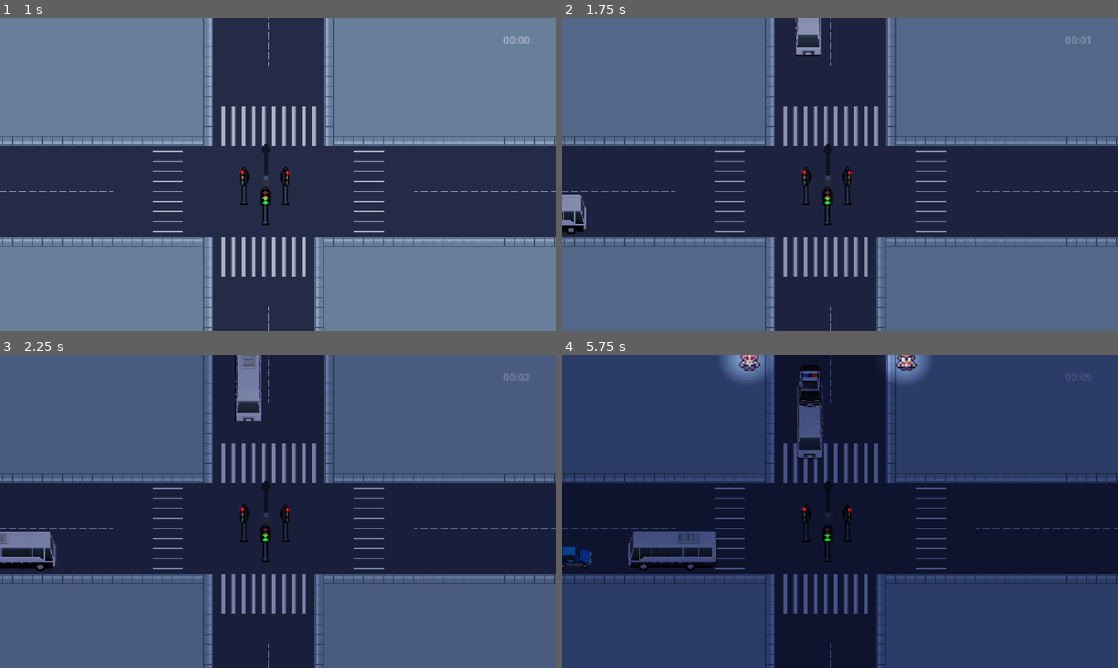
Above: before the commit, frames 1-4 (two rows, left to right).
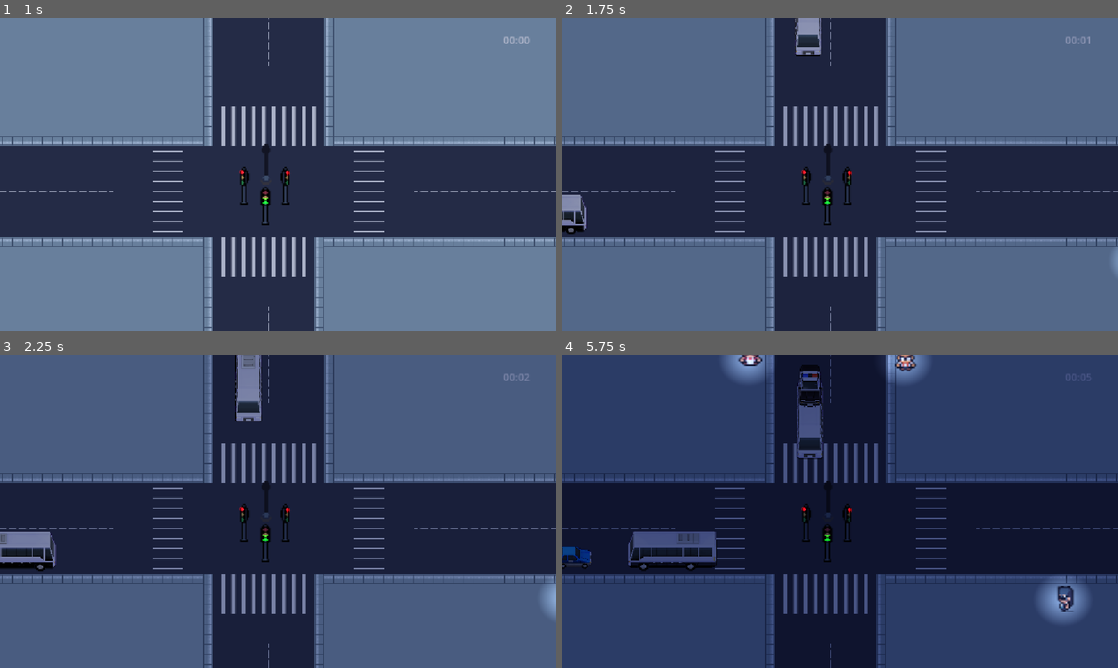
Above: after the commit, the same moments.

Repository: lafgo-fc/game-jam-repoooo
Game: Godot game, scene res://scne/test_one.tscn
Two runs of this game, one before a commit and one after it. Both use one fixed random seed, a clock stepped at 60 frames per second and the inputs below.
Inputs:
- Up to frame 1 (1 s): tap Enter (ui_accept) at 0.5, 0.77 s; hold R (traffic control right and left) from 0.53 s (still down)
- Up to frame 2 (1.75 s): keep holding R (traffic control right and left); tap Enter (ui_accept) at 1.52 s
- Up to frame 3 (2.25 s): keep holding R (traffic control right and left)
- Up to frame 4 (5.75 s): keep holding R (traffic control right and left); tap Enter (ui_accept) at 3.02, 3.77, 4.52 s

Frame 1 is identical in both runs. In frame 2, less than 0.1% of the frame differs, in the area x 99-100%, y 73-82%; in frame 3, 0.2%; in frame 4, 1.2%, in the area x 31-95%, y 0-86%.

Commit message:
fixed the npc multidirectional bug

Diff:
--- a/scne/pedestians.gd
+++ /dev/null
@@ -1,157 +0,0 @@
-extends CharacterBody2D
-#sctipts and scenes import
-@onready var npc_1 = $"npc 1"
-@onready var traffic_light = $"../../TrafficLight"
-@onready var npc_2 = $"npc 2"
-@onready var npc_3 =  $"npc 3"
-@onready var npc_4 = $"npc 4"
-@onready var npc_5 = $"npc 5"
-@onready var npc_6 = $"npc 6"
-
-
-# adding markers
-@onready var pt_1 = $"../../waypoints/p1"
-@onready var pt_2 = $"../../waypoints/p2"
-@onready var pt_3 = $"../../waypoints/p3"
-@onready var pt_4 = $"../../waypoints/p4"
-@onready var pt_5 = $"../../waypoints/p5"
-@onready var pt_6 = $"../../waypoints/p6"
-@onready var pt_7 = $"../../waypoints/p7"
-@onready var pt_8 = $"../../waypoints/p8"
-@onready var pt_9 = $"../../waypoints/p9"
-@onready var pt_10 = $"../../waypoints/p10"
-@onready var pt_11 = $"../../waypoints/p11"
-
-# essential vars
-var near_pt : Marker2D
-var last_direction : String
-var npc_inside : bool = false
-var npc_name : AnimatedSprite2D
-var npc_list : Array[AnimatedSprite2D]
-var stop_signal : bool
-var previous_pt : Marker2D
-var different_directional_npc : bool
-var other_npc : Node2D = null
-
-const SPEED = 30.0
-
-@export var npc_id : int = 0
-func _ready():
-	add_to_group("npc")
-	npc_list = [npc_1,npc_2,npc_3,npc_4,npc_5,npc_6]
-	npc_name = npc_list.pick_random()
-	for npc in npc_list:
-		npc.hide()
-	npc_name.show()
-
-func _physics_process(delta: float) -> void:
-	if near_pt == null:
-		return
-	if different_directional_npc == true:
-		if (last_direction == "right" and other_npc.last_direction == "left") or (last_direction == "left" and other_npc.last_direction == "right"):
-			print("right left collided")
-		elif (last_direction == "top" and other_npc.last_direction == "front") or (last_direction == "front" and other_npc.last_direction == "top"):
-			print("top front collided")
-
-
-	var distance = global_position.distance_to(near_pt.global_position)
-	var direction = global_position.direction_to(near_pt.global_position)
-	if distance < 5.0:
-		nex_pt()
-		return
-	check_signal()
-	if npc_inside == true or stop_signal == true:
-		velocity = Vector2.ZERO
-		npc_name.play("idle " + last_direction)
-	else:
-		velocity = direction * SPEED
-		move_and_slide()
-		process_animation(direction)
-
-
-func process_animation(direction: Vector2):
-
-	if abs(direction.x)>abs(direction.y):
-		if direction.x > 0:
-			npc_name.play("right")
-			last_direction = "right"
-		else :
-			npc_name.play("left")
-			last_direction = "left"
-	else:
-		if direction.y > 0:
-			npc_name.play("front")
-			last_direction = "front"
-		else :
-			npc_name.play("top")
-			last_direction = "top"
-
-# here we are checking our next pt
-func nex_pt():
-	previous_pt = near_pt
-	if near_pt == pt_1:
-		var possible_pt = [pt_3 , pt_2 , pt_8]
-		near_pt = possible_pt.pick_random()
-	elif near_pt == pt_2:
-		var possible_pt = [pt_1,pt_4,pt_6]
-		near_pt = possible_pt.pick_random()
-
-	elif near_pt == pt_3:
-		var possible_pt = [pt_4,pt_7,pt_11,pt_1]
-		near_pt = possible_pt.pick_random()
-
-	elif near_pt == pt_4:
-		var possible_pt = [pt_9,pt_3,pt_2]
-		near_pt = possible_pt.pick_random()
-func  check_signal():
-	stop_signal = false
-
-	# pt1 → pt3
-	if previous_pt == pt_1 and near_pt == pt_3:
-		if GameData.light == "red in right" or GameData.light == "green in front":
-			stop_signal = true
-
-	# pt2 → pt4
-	elif previous_pt == pt_2 and near_pt == pt_4:
-		if GameData.light == "red in right" or GameData.light == "green in front":
-			stop_signal = true
-
-	# pt3 → pt1
-	elif previous_pt == pt_3 and near_pt == pt_1:
-		if GameData.light == "red in right" or GameData.light == "green in front":
-			stop_signal = true
-
-	# pt4 → pt2
-	elif previous_pt == pt_4 and near_pt == pt_2:
-		if GameData.light == "red in right" or GameData.light == "green in front":
-			stop_signal = true
-	# pt2 → pt1
-	elif previous_pt == pt_2 and near_pt == pt_1:
-		if GameData.light == "red in front" or GameData.light == "green in right":
-			stop_signal = true
-	# pt1 → pt2
-	elif previous_pt == pt_1 and near_pt == pt_2:
-		if GameData.light == "red in front" or GameData.light == "green in right":
-			stop_signal = true
-	# pt4 → pt3
-	elif previous_pt == pt_4 and near_pt == pt_3:
-		if GameData.light == "red in front" or GameData.light == "green in right":
-			stop_signal = true
-	# pt3 → pt4
-	elif previous_pt == pt_3 and near_pt == pt_4:
-		if GameData.light == "red in front" or GameData.light == "green in right":
-			stop_signal = true
-
-func _on_area_2d_body_entered(body: Node2D) -> void:
-	if body != self and body.is_in_group("npc"):
-		other_npc = body
-		different_directional_npc = false
-		if last_direction == body.last_direction:
-			npc_inside = true
-		else :
-			different_directional_npc = true
-
-
-func _on_area_2d_body_exited(body: Node2D) -> void:
-	if body != self and body.is_in_group("npc"):
-		npc_inside = false
--- a/scne/pedestians.tscn
+++ b/scne/pedestians.tscn
@@ -1,6 +1,5 @@
 [gd_scene format=3 uid="uid://jjrg7q8ffkxn"]
 
-[ext_resource type="Script" uid="uid://dwqexwr3f0a6h" path="res://scne/pedestians.gd" id="1_gkco8"]
 [ext_resource type="Texture2D" uid="uid://da54adnsnq8lx" path="res://assets/npcs/NPC_1.png" id="2_gkco8"]
 [ext_resource type="Texture2D" uid="uid://bkwgnn5r3ihvj" path="res://assets/npcs/NPC_2.png" id="3_mvjtp"]
 [ext_resource type="Texture2D" uid="uid://4bv3e05f8qwe" path="res://assets/npcs/NPC_3.png" id="4_t4lxv"]
@@ -8,6 +7,168 @@
 [ext_resource type="Texture2D" uid="uid://cw315yuuom0cf" path="res://assets/npcs/NPC_5.png" id="6_8ja1e"]
 [ext_resource type="Texture2D" uid="uid://cktjvkdkkatmu" path="res://assets/npcs/NPC_6.png" id="7_12oeb"]
 
+[sub_resource type="GDScript" id="GDScript_8ja1e"]
+script/source = "extends CharacterBody2D
+#sctipts and scenes import
+@onready var npc_1 = $\"npc 1\"
+@onready var traffic_light = $\"../../TrafficLight\"
+@onready var npc_2 = $\"npc 2\"
+@onready var npc_3 =  $\"npc 3\"
+@onready var npc_4 = $\"npc 4\"
+@onready var npc_5 = $\"npc 5\"
+@onready var npc_6 = $\"npc 6\"
+
+
+# adding markers
+@onready var pt_1 = $\"../../waypoints/p1\"
+@onready var pt_2 = $\"../../waypoints/p2\"
+@onready var pt_3 = $\"../../waypoints/p3\"
+@onready var pt_4 = $\"../../waypoints/p4\"
+@onready var pt_5 = $\"../../waypoints/p5\"
+@onready var pt_6 = $\"../../waypoints/p6\"
+@onready var pt_7 = $\"../../waypoints/p7\"
+@onready var pt_8 = $\"../../waypoints/p8\"
+@onready var pt_9 = $\"../../waypoints/p9\"
+@onready var pt_10 = $\"../../waypoints/p10\"
+@onready var pt_11 = $\"../../waypoints/p11\"
+
+# essential vars
+var near_pt : Marker2D
+var last_direction : String
+var npc_inside : bool = false
+var npc_name : AnimatedSprite2D
+var npc_list : Array[AnimatedSprite2D]
+var stop_signal : bool
+var previous_pt : Marker2D
+var different_directional_npc : bool
+var other_npc : Node2D = null
+
+const SPEED = 30.0
+
+@export var npc_id : int = 0
+func _ready():
+	add_to_group(\"npc\")
+	npc_list = [npc_1,npc_2,npc_3,npc_4,npc_5,npc_6]
+	npc_name = npc_list.pick_random()
+	for npc in npc_list:
+		npc.hide()
+	npc_name.show()
+
+func _physics_process(delta: float) -> void:
+	if near_pt == null:
+		return
+	if different_directional_npc == true:
+		if (last_direction == \"right\" and other_npc.last_direction == \"left\") or (last_direction == \"left\" and other_npc.last_direction == \"right\"):
+			print(\"right left collided\")
+		elif (last_direction == \"top\" and other_npc.last_direction == \"front\") or (last_direction == \"front\" and other_npc.last_direction == \"top\"):
+			print(\"top front collided\")
+
+
+	var distance = global_position.distance_to(near_pt.global_position)
+	var direction = global_position.direction_to(near_pt.global_position)
+	print(previous_pt)
+	print(near_pt)
+	if distance < 5.0:
+		nex_pt()
+		return
+	check_signal()
+	if npc_inside == true or stop_signal == true:
+		velocity = Vector2.ZERO
+		npc_name.play(\"idle \" + last_direction)
+	else:
+		velocity = direction * SPEED
+		move_and_slide()
+		process_animation(direction)
+
+
+func process_animation(direction: Vector2):
+
+	if abs(direction.x)>abs(direction.y):
+		if direction.x > 0:
+			npc_name.play(\"right\")
+			last_direction = \"right\"
+		else :
+			npc_name.play(\"left\")
+			last_direction = \"left\"
+	else:
+		if direction.y > 0:
+			npc_name.play(\"front\")
+			last_direction = \"front\"
+		else :
+			npc_name.play(\"top\")
+			last_direction = \"top\"
+
+# here we are checking our next pt
+func nex_pt():
+	previous_pt = near_pt
+	if near_pt == pt_1:
+		var possible_pt = [pt_3 , pt_2 , pt_8]
+		near_pt = possible_pt.pick_random()
+	elif near_pt == pt_2:
+		var possible_pt = [pt_1,pt_4,pt_6]
+		near_pt = possible_pt.pick_random()
+
+	elif near_pt == pt_3:
+		var possible_pt = [pt_4,pt_7,pt_11,pt_1]
+		near_pt = possible_pt.pick_random()
+
+	elif near_pt == pt_4:
+		var possible_pt = [pt_9,pt_3,pt_2]
+		near_pt = possible_pt.pick_random()
+func  check_signal():
+	stop_signal = false
+
+	# pt1 → pt3
+	if previous_pt == pt_1 and near_pt == pt_3:
+		if GameData.light == \"red in right\" or GameData.light == \"green in front\":
+			stop_signal = true
+
+	# pt2 → pt4
+	elif previous_pt == pt_2 and near_pt == pt_4:
+		if GameData.light == \"red in right\" or GameData.light == \"green in front\":
+			stop_signal = true
+
+	# pt3 → pt1
+	elif previous_pt == pt_3 and near_pt == pt_1:
+		if GameData.light == \"red in right\" or GameData.light == \"green in front\":
+			stop_signal = true
+
+	# pt4 → pt2
+	elif previous_pt == pt_4 and near_pt == pt_2:
+		if GameData.light == \"red in right\" or GameData.light == \"green in front\":
+			stop_signal = true
+	# pt2 → pt1
+	elif previous_pt == pt_2 and near_pt == pt_1:
+		if GameData.light == \"red in front\" or GameData.light == \"green in right\":
+			stop_signal = true
+	# pt1 → pt2
+	elif previous_pt == pt_1 and near_pt == pt_2:
+		if GameData.light == \"red in front\" or GameData.light == \"green in right\":
+			stop_signal = true
+	# pt4 → pt3
+	elif previous_pt == pt_4 and near_pt == pt_3:
+		if GameData.light == \"red in front\" or GameData.light == \"green in right\":
+			stop_signal = true
+	# pt3 → pt4
+	elif previous_pt == pt_3 and near_pt == pt_4:
+		if GameData.light == \"red in front\" or GameData.light == \"green in right\":
+			stop_signal = true
+
+func _on_area_2d_body_entered(body: Node2D) -> void:
+	if body != self and body.is_in_group(\"npc\"):
+		other_npc = body
+		different_directional_npc = false
+		if last_direction == body.last_direction:
+			npc_inside = true
+		else :
+			different_directional_npc = true
+
+
+func _on_area_2d_body_exited(body: Node2D) -> void:
+	if body != self and body.is_in_group(\"npc\"):
+		npc_inside = false
+"
+
 [sub_resource type="AtlasTexture" id="AtlasTexture_mvjtp"]
 atlas = ExtResource("2_gkco8")
 region = Rect2(64, 16, 16, 16)
@@ -1628,7 +1789,7 @@
 fill_to = Vector2(0.9956522, 0)
 
 [node name="Pedestians" type="CharacterBody2D" unique_id=907237046 groups=["npc"]]
-script = ExtResource("1_gkco8")
+script = SubResource("GDScript_8ja1e")
 
 [node name="npc 1" type="AnimatedSprite2D" parent="." unique_id=650339071]
 position = Vector2(0, -7)
--- a/scne/test_one.tscn
+++ b/scne/test_one.tscn
@@ -1144,19 +1144,20 @@
 
 [node name="NpcSpawner2" parent="npc spawners" unique_id=2136522040 node_paths=PackedStringArray("near_pt") instance=ExtResource("5_uaidk")]
 position = Vector2(48, -402)
-near_pt = NodePath("../waypoints/p11")
+near_pt = NodePath("../waypoints/p4")
 
 [node name="NpcSpawner" parent="npc spawners" unique_id=2056746993 node_paths=PackedStringArray("near_pt") instance=ExtResource("5_uaidk")]
 position = Vector2(-777, 189)
-near_pt = NodePath("../waypoints/p7")
+near_pt = NodePath("../waypoints/p1")
 
 [node name="NpcSpawner3" parent="npc spawners" unique_id=1458077235 node_paths=PackedStringArray("near_pt") instance=ExtResource("5_uaidk")]
 position = Vector2(-191, -403)
-near_pt = NodePath("../waypoints/p8")
+near_pt = NodePath("../waypoints/p2")
 spawn_time = 6.0
 
-[node name="NpcSpawner4" parent="npc spawners" unique_id=1979739054 instance=ExtResource("5_uaidk")]
-position = Vector2(704, 156)
+[node name="NpcSpawner4" parent="npc spawners" unique_id=1979739054 node_paths=PackedStringArray("near_pt") instance=ExtResource("5_uaidk")]
+position = Vector2(475, 148)
+near_pt = NodePath("../waypoints/p3")
 
 [node name="waypoints" type="Node2D" parent="npc spawners" unique_id=193136837]
 position = Vector2(3, 5)
@@ -1175,7 +1176,7 @@
 position = Vector2(-194, -441)
 
 [node name="p7" type="Marker2D" parent="npc spawners/waypoints" unique_id=723676230]
-position = Vector2(483, 145)
+position = Vector2(720, 145)
 
 [node name="p8" type="Marker2D" parent="npc spawners/waypoints" unique_id=1282460241]
 position = Vector2(-216, 478)
Not shown, removed: scne/pedestians.gd.uid
